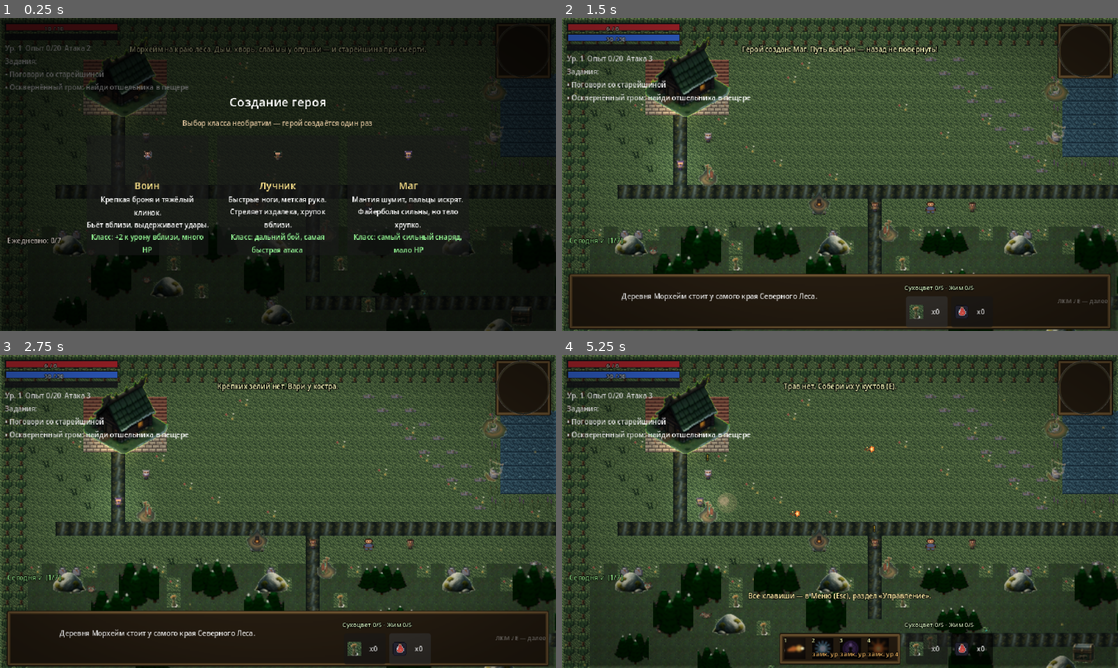
Above: before the commit, frames 1-4 (two rows, left to right).
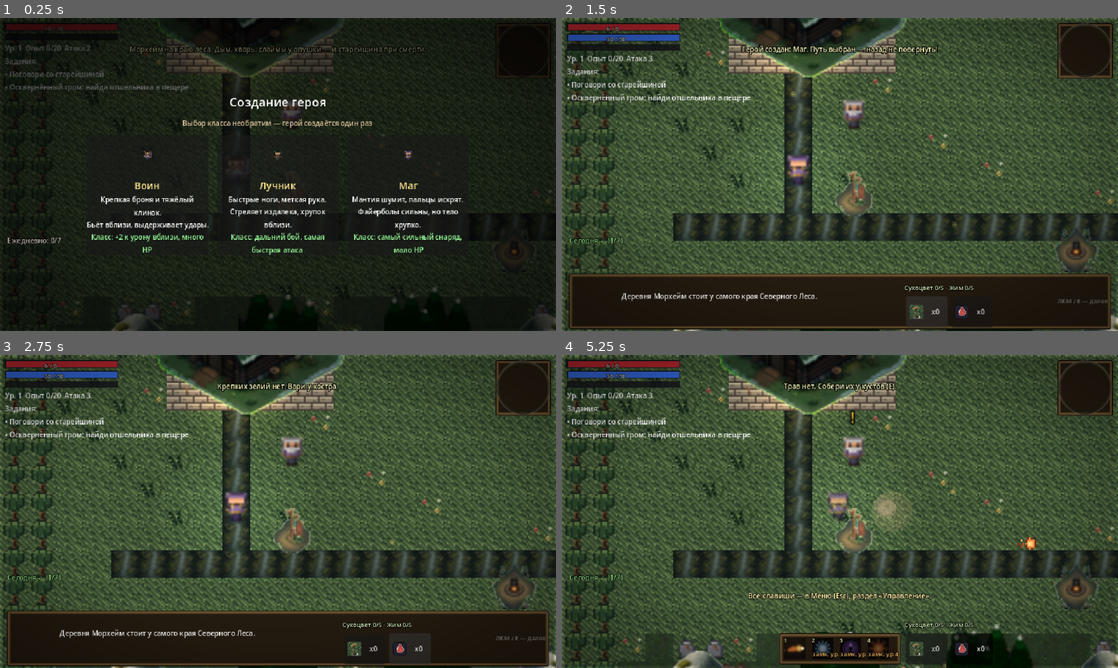
Above: after the commit, the same moments.

Repository: kgazha/shadows-of-the-northwood
Game: Godot game, scene res://scenes/main.tscn
The game is run twice, just before and just after one commit, with the same random seed, the same clock (stepped at 60 frames per second) and the same inputs.
Inputs (mouse positions are in pixels of both pictures, inside the frame that each line leads up to):
- Up to frame 1 (0.25 s): no input
- Up to frame 2 (1.5 s): tap Enter (ui_accept) at 0.5, 0.77 s; move the mouse to (962, 158) at 0.52 s; hold D (move_right) 0.53-1.25 s; hold Q (potion) 0.53-1.25 s; click (962, 158) at 0.67 s; click "x0" at 1.25 s
- Up to frame 3 (2.75 s): click "x0" at 2 s
- Up to frame 4 (5.25 s): tap Enter (ui_accept) at 2.75, 3.5 s; drag from (728, 527) to (873, 545) at 2.77 s; move the mouse to (895, 442) at 3.52 s; hold D (move_right) 3.53-4.25 s; hold E (interact) 3.53-4.25 s; click (895, 442) at 3.67 s; tap Q (potion) at 3.8 s; drag from (812, 574) to (973, 545) at 4.27 s; move the mouse to (1006, 558) at 5.02 s; hold A (move_left) from 5.03 s (still down); hold Space (roll) from 5.03 s (still down); click (1006, 558) at 5.17 s

The runs differ from the first frame. In frame 1, 5.6% of the frame differs, in the area x 0-100%, y 0-100%; in frame 2, 35%; in frame 3, 35%; in frame 4, 42%.

Commit message:
Крупный мир ч.1: камера zoom 2 во всех зонах, актёры x1.5 (foot-pin, ярусные пропорции сохранены), метки подняты, избы клампятся по bbox с y-сортировкой — дома больше не наезжают друг на друга

Diff:
--- a/pixel-rpg/scripts/brute.gd
+++ b/pixel-rpg/scripts/brute.gd
@@ -23,6 +23,11 @@
 ## материалов не даёт (материалы — за гринд мобов, не за босса).
 const MAT_DROP_CHANCE := 0.25
 const MAT_DROP_TABLE := ["suhotsvet", "zhim"]
+## Волна 5: визуальный масштаб ×1.5 поверх всего (ярусные пропорции TIERS.scale
+## сохранены — они домножаются). Коллайдеры (босс 18x16, моб 10x8), скорости,
+## рывок и дистанции — прежние. Контент-стоп листа 32px на +11 от центра кадра:
+## якорь = +11*(s_old−s_new) держит ноги на прежней линии, тень следует сама.
+const VISUAL_SCALE := 1.5
 ## Ярусы мобов: чем глубже, тем жирнее, злее и быстрее (xp — за убийство).
 const TIERS := {
 	1: {"hp": 6, "dmg": 1, "speed": 24.0, "xp": 6, "cd": 0.0, "scale": 0.72},
@@ -142,8 +147,13 @@
 		anim.sprite_frames = fr
 		add_child(anim)
 		anim.play("walk")
-		if not boss:
-			anim.scale = Vector2.ONE * float(TIERS[tier].scale)  # ярус 1 мельче, ярус 3 полный
+		# волна 5: весь лист домножается ×1.5 — ярусные пропорции TIERS.scale
+		# сохранены (ярус 1 мельче, ярус 3 полный, босс между ними). Якорь по
+		# контент-стопам 32px-кадра (+11): ноги остаются на прежней линии.
+		var s_old := 1.0 if boss else float(TIERS[tier].scale)
+		var s := s_old * VISUAL_SCALE
+		anim.scale = Vector2.ONE * s
+		anim.position = Vector2(0, 11.0 * (s_old - s))
 	else:
 		push_warning("Нет ассета: assets/brute.png — у босса цветная заглушка")
 		var ph := ColorRect.new()
@@ -248,11 +258,20 @@
 			sy = -1.0  # точное совпадение центров — отход вверх
 		move_and_collide(Vector2(0.0, sy * (oy + 0.05)))
 
+## Якорь появления цифр урона — над макушкой С учётом текущего визуального
+## масштаба (волна 5): аним-узел несёт scale/position, макушка листа 32px на
+## −10 от центра кадра. Работает и для Грома, и для отпрысков ярусов, и для
+## Ведьмы (mob_boss2 меняет scale выше) — берем фактические значения anim.
+func _head_spawn_y() -> float:
+	if anim == null or not is_instance_valid(anim):
+		return -14.0
+	return anim.position.y - 10.0 * anim.scale.x - 4.0
+
 func hurt(dmg_in: int, from: Vector2) -> void:
 	if dying:
 		return  # труп не получает урон: XP и quest_changed — ровно один раз (фикс T3)
 	GameState.entered_combat()  # контакт с врагом — реген паузится
-	DmgNumbers.spawn(global_position + Vector2(0, -12), dmg_in, "normal")
+	DmgNumbers.spawn(global_position + Vector2(0, _head_spawn_y()), dmg_in, "normal")
 	hp -= dmg_in
 	hurt_t = 0.3
 	# §D w3 «Костяная кора»: удар почти не сносит Грому с места (база — 50.0).
--- a/pixel-rpg/scripts/dmg_numbers.gd
+++ b/pixel-rpg/scripts/dmg_numbers.gd
@@ -126,5 +126,7 @@
 		return Vector2.INF
 	for p in tree.get_nodes_in_group("player"):
 		if is_instance_valid(p):
-			return (p as Node2D).global_position + Vector2(0, -12)
+			# −18: точка отсчёта — глобальная позиция героя; визуальная макушка
+			# поднята масштабом 1.5 (t9), числа всплывают над головой, а не на уровне груди
+			return (p as Node2D).global_position + Vector2(0, -18)
 	return Vector2.INF
--- a/pixel-rpg/scripts/mob_archer.gd
+++ b/pixel-rpg/scripts/mob_archer.gd
@@ -20,6 +20,9 @@
 const ARROW_LIFE := 1.6
 const SHOT_MIN := 28.0        # в упор не стреляет — только отходит
 const MAX_HP := 4
+## Волна 5: визуальный масштаб ×1.5 (коллайдер 9x7, дистанции кайта и урон —
+## прежние). Контент-стоп 16px-кадра на +7: якорь +7*(1−1.5) = −3.5.
+const VISUAL_SCALE := 1.5
 
 var world: Node2D
 var hp := MAX_HP
@@ -72,6 +75,8 @@
 					fr.add_frame(an, at, 0.0)
 		anim.sprite_frames = fr
 		add_child(anim)
+		anim.scale = Vector2.ONE * VISUAL_SCALE
+		anim.position = Vector2(0, -3.5)
 		anim.play("idle_down")
 	else:
 		push_warning("Нет ассета: assets/mobs_archer.png — у лучника цветная заглушка")
--- a/pixel-rpg/scripts/mob_boss2.gd
+++ b/pixel-rpg/scripts/mob_boss2.gd
@@ -37,7 +37,13 @@
 	home_tile = tile
 	super.setup(p_world, tile)
 	if anim != null:
-		anim.scale = Vector2.ONE * 1.12  # визуальная «главнее» отпрысков — без нового ассета
+		# визуальная «главнее» отпрысков — без нового ассета; волна 5: законные
+		# +12% домножаются сверху общим ×1.5, якорь по контент-стопу +11 —
+		# стопы Ведьмы остаются там, где стояли
+		var s_old := 1.12
+		var s := s_old * VISUAL_SCALE
+		anim.scale = Vector2.ONE * s
+		anim.position = Vector2(0, 11.0 * (s_old - s))
 
 func hurt(dmg_in: int, from: Vector2) -> void:
 	if dying:
--- a/pixel-rpg/scripts/mob_swarmling.gd
+++ b/pixel-rpg/scripts/mob_swarmling.gd
@@ -13,6 +13,9 @@
 const SPEED_WANDER := 14.0
 const FLEE_RADIUS := 128.0    # отбежал на это расстояние — стая растворилась в тумане
 const MAX_HP := 2
+## Волна 5: визуальный масштаб ×1.5 (коллайдер 8x6, дистанции и скорости —
+## прежние). Контент-стоп 16px-кадра на +6: якорь +6*(1−1.5) = −3.0.
+const VISUAL_SCALE := 1.5
 
 ## Реестры стай: swarm_id -> {total, alive, panicked, scatter}.
 ## static — переживает конкретный экземпляр; чистится сам, когда стая гибнет/исчезает.
@@ -74,6 +77,8 @@
 					fr.add_frame(an, at, 0.0)
 		anim.sprite_frames = fr
 		add_child(anim)
+		anim.scale = Vector2.ONE * VISUAL_SCALE
+		anim.position = Vector2(0, -3.0)
 		anim.play("idle_down")
 	else:
 		push_warning("Нет ассета: assets/mobs_swarmling.png — у мглокрыса цветная заглушка")
--- a/pixel-rpg/scripts/mob_wraith.gd
+++ b/pixel-rpg/scripts/mob_wraith.gd
@@ -25,6 +25,9 @@
 const ALPHA_PHASE := 0.3
 const MAX_HP := 8
 const ETH_MAX_TIME := 3.5     # кап «вечного эфира»: принудительное окно уязвимости
+## Волна 5: визуальный масштаб ×1.5 (коллайдер 10x8, фазы/скорости — прежние).
+## Контент-стоп 16px-кадра на +5: якорь +5*(1−1.5) = −2.5 (призрак «парит» там же).
+const VISUAL_SCALE := 1.5
 
 var world: Node2D
 var hp := MAX_HP
@@ -81,6 +84,8 @@
 					fr.add_frame(an, at, 0.0)
 		anim.sprite_frames = fr
 		add_child(anim)
+		anim.scale = Vector2.ONE * VISUAL_SCALE
+		anim.position = Vector2(0, -2.5)
 		anim.play("idle_down")
 	else:
 		push_warning("Нет ассета: assets/mobs_wraith.png — у тенеплёта цветная заглушка")
--- a/pixel-rpg/scripts/npc.gd
+++ b/pixel-rpg/scripts/npc.gd
@@ -6,9 +6,13 @@
 ## во время диалога/модалки (input_locked) прячемся; лёгкое синусоидальное
 ## покачивание — единственная пер-кадровая работа (косметика).
 
-const MARKER_BASE_Y := -25.0   # верхняя строка метки над макушкой (спрайт 16px)
+const MARKER_BASE_Y := -27.0   # верхняя строка метки над макушкой (волна 5: спрайт ×1.5, макушка ~-11.5)
 const MARKER_BOB_HZ := 3.4     # rad/s — спокойное «дышащее» покачивание
 const MARKER_BOB_AMP := 1.5    # px амплитуда
+## Волна 5: визуальный масштаб NPC (коллайдер 14x16 и зона взаимодействия —
+## прежние). Якорь по контент-стопам 16px-спрайтов: +5*(1−1.5) = −2.5.
+const VISUAL_SCALE := 1.5
+const SPR_HOME_Y := -2.5
 
 var world: Node2D
 var npc_id := ""
@@ -22,6 +26,9 @@
 	position = world.tile_to_world(tile)
 	var spr := Sprite2D.new()
 	spr.texture = load("res://assets/npc_%s.png" % id)
+	# волна 5: крупнее только визуально — Area2D-триггер разговора не изменился
+	spr.scale = Vector2.ONE * VISUAL_SCALE
+	spr.position = Vector2(0, SPR_HOME_Y)
 	add_child(spr)
 	var cs := CollisionShape2D.new()
 	var sh := RectangleShape2D.new()
--- a/pixel-rpg/scripts/player.gd
+++ b/pixel-rpg/scripts/player.gd
@@ -16,6 +16,13 @@
 const BOAR_STUN := 0.7         # оглушение цели, с
 const BOAR_STUN_BOSS := 0.35   # босс держит оглушение вдвое короче (канон brute)
 const EXEC_HEAL := 3           # «Казнь» добивила цель: +HP воину (кламп по max_hp)
+# --- волна 5: визуальный масштаб героя ---
+# Спрайт 16px: контент-стопы на +5 от центра кадра (замер assets/player.png и
+# class_*.png — бот-ряд 12..13). ×1.5 только визуально: коллайдер 10x8, скорости
+# и хитбоксы не тронуты. Якорь по стопам: ANIM_HOME = +5*(1−1.5) = −2.5 — ноги
+# на прежней линии, тень (atmosphere меряет низ кадров) следует за спрайтом сама.
+const VISUAL_SCALE := 1.5
+const ANIM_HOME := Vector2(0, -2.5)
 
 var anim: AnimatedSprite2D
 var facing := "down"
@@ -58,19 +65,24 @@
 	cs.shape = sh
 	add_child(cs)
 	anim = AnimatedSprite2D.new()
+	# волна 5: герой крупнее только визуально — тело, коллайдер 10x8 и всё
+	# движение не тронуты
+	anim.scale = Vector2.ONE * VISUAL_SCALE
+	anim.position = ANIM_HOME
 	add_child(anim)
 	apply_class()
 	anim.play("down")
-	# тик регенерации — видимая искра над героем
+	# тик регенерации — видимая искра над героем (волна 5: макушка ушла на ~-12,
+	# искры/цифры подняты вместе с головой)
 	GameState.regen_hp_tick.connect(func() -> void:
 		if is_instance_valid(self):
-			Fx.heal(global_position + Vector2(0, -12), world))
+			Fx.heal(global_position + Vector2(0, -18), world))
 	GameState.regen_mana_tick.connect(func() -> void:
 		if is_instance_valid(self):
-			_spark(global_position + Vector2(0, -12), Color(0.4, 0.65, 1.0, 0.9), 5.0))
+			_spark(global_position + Vector2(0, -18), Color(0.4, 0.65, 1.0, 0.9), 5.0))
 	GameState.leveled_up.connect(func(_l: int) -> void:
 		if is_instance_valid(self):
-			Fx.level_up(global_position + Vector2(0, -10), world))
+			Fx.level_up(global_position + Vector2(0, -16), world))
 
 func class_data() -> Dictionary:
 	return Classes.class_data(GameState.class_id)
@@ -314,10 +326,11 @@
 func _lunge_fx(dir: Vector2, dist: float) -> void:
 	if _atk_fx_t != null and _atk_fx_t.is_valid():
 		_atk_fx_t.kill()
-	anim.position = Vector2.ZERO
+	# волна 5: «домой» спрайт возвращается не в ноль, а в ANIM_HOME (якорь ног)
+	anim.position = ANIM_HOME
 	_atk_fx_t = create_tween()
-	_atk_fx_t.tween_property(anim, "position", dir * dist, 0.06)
-	_atk_fx_t.tween_property(anim, "position", Vector2.ZERO, 0.13)\
+	_atk_fx_t.tween_property(anim, "position", ANIM_HOME + dir * dist, 0.06)
+	_atk_fx_t.tween_property(anim, "position", ANIM_HOME, 0.13)\
 		.set_trans(Tween.TRANS_QUAD).set_ease(Tween.EASE_OUT)
 
 ## Дуга замаха: серповидный «всплеск» клинка, проворачивается по дуге и гаснет.
@@ -481,7 +494,7 @@
 				# EXEC_HEAL HP (heal клампит по max_hp). Промах/не-добивание — без хила.
 				if tgt.get("hp") != null and int(tgt.get("hp")) <= 0:
 					GameState.heal(EXEC_HEAL)
-					Fx.heal(global_position + Vector2(0, -10), world)
+					Fx.heal(global_position + Vector2(0, -16), world)
 					GameState.toast.emit("+%d HP" % EXEC_HEAL)
 			else:
 				melee_hit(1.5, Vector2.INF, 13.0, tgt)
@@ -517,7 +530,7 @@
 			GameState.toast.emit("Морозная нова!")
 		"siphon":
 			siphon_t = 5.0
-			Fx.heal(global_position + Vector2(0, -8), world)
+			Fx.heal(global_position + Vector2(0, -14), world)
 			GameState.toast.emit("Поглощение: попадания снарядов лечат")
 		"firestorm":
 			for k in 3:
@@ -541,7 +554,7 @@
 ## Кулдаун и мана НЕ тратятся — скилл просто не активировался (п.6).
 func _no_target_reject() -> void:
 	GameAudio.sfx("ui_deny")
-	_spark(global_position + Vector2(0, -10), Color(1.0, 0.55, 0.45, 0.9), 5.0)
+	_spark(global_position + Vector2(0, -16), Color(1.0, 0.55, 0.45, 0.9), 5.0)
 	GameState.toast.emit("Нет цели рядом")
 
 ## Цель «Рывка вепря»: ближайший враг в собственном радиусе (шире радиуса атаки).
@@ -662,7 +675,7 @@
 	GameState.entered_combat()  # реген «замолкает» на время боя
 	var _hp0 := GameState.hp  # число урона = реально снятые HP (после брони), не входящий урон
 	GameState.hurt(n)
-	DmgNumbers.spawn(global_position + Vector2(0, -12), maxi(0, _hp0 - GameState.hp), "normal")
+	DmgNumbers.spawn(global_position + Vector2(0, -18), maxi(0, _hp0 - GameState.hp), "normal")
 	Fx.hit(global_position + Vector2(0, -6), world)
 	if GameState.hp <= 0:
 		cancel_orders()
--- a/pixel-rpg/scripts/slime.gd
+++ b/pixel-rpg/scripts/slime.gd
@@ -13,6 +13,9 @@
 ## NG+ §1.3: базы до скейла по волне. Формулы — в game_state.gd (одна точка истины).
 const BASE_HP := 3
 const BASE_DMG := 1
+## Волна 5: визуальный масштаб ×1.5 (коллайдер 10x8, дистанции боя и скорости —
+## прежние). Контент-стопы 16px-кадра на +5: якорь +5*(1−1.5) = −2.5, ноги там же.
+const VISUAL_SCALE := 1.5
 
 var world: Node2D
 var hp := BASE_HP
@@ -57,6 +60,8 @@
 		at.region = Rect2(col * 16, 0, 16, 16)
 		fr.add_frame("walk", at, 0.0)
 	anim.sprite_frames = fr
+	anim.scale = Vector2.ONE * VISUAL_SCALE
+	anim.position = Vector2(0, -2.5)
 	add_child(anim)
 	anim.play("walk")
 
@@ -136,7 +141,7 @@
 	if dying:
 		return
 	GameState.entered_combat()  # контакт с врагом — реген паузится
-	DmgNumbers.spawn(global_position + Vector2(0, -12), dmg, "normal")
+	DmgNumbers.spawn(global_position + Vector2(0, -14), dmg, "normal")  # волна 5: выше макушки ×1.5
 	hp -= dmg
 	hurt_t = 0.3
 	velocity = (global_position - from).normalized() * 70.0
--- a/pixel-rpg/scripts/world.gd
+++ b/pixel-rpg/scripts/world.gd
@@ -346,6 +346,9 @@
 	var root := Node2D.new()
 	root.name = "GroveCanopy"
 	root.z_index = 5
+	# волна 5: тот же Y-порядок внутри слоя, что у VillageProps — южная крона
+	# перекрывает северную, а не наоборот
+	root.y_sort_enabled = true
 	village_zone.add_child(root)
 	for comp in _groves:
 		var x0: int = comp[0].x
@@ -444,14 +447,17 @@
 ## Спрайт-проп: по центру bbox клеток [x0..x1], низ — на нижней границе
 ## последних клеток (те же +2, что у tile_to_world/GroveCanopy), LINEAR.
 ## flip_h — хеш координат (позирует однообразных объектов), без randi.
-func _add_prop(tex: Texture2D, x0: int, x1: int, y0: int, y1: int, seed_c: Vector2i) -> Sprite2D:
+## k — визуальный масштаб под bbox кластера (паттерн GroveCanopy): низ
+## по-прежнему стоит на нижней границе, масштабом меняется только картинка.
+func _add_prop(tex: Texture2D, x0: int, x1: int, y0: int, y1: int, seed_c: Vector2i, k := 1.0) -> Sprite2D:
 	var spr := Sprite2D.new()
 	spr.texture = tex
 	spr.centered = true
 	spr.texture_filter = CanvasItem.TEXTURE_FILTER_LINEAR
 	spr.flip_h = posmod(seed_c.x * 3571 + seed_c.y * 7919, 2) == 0
+	spr.scale = Vector2(k, k)
 	spr.position = Vector2((x0 + x1 + 1) * 0.5 * TILE,
-		float((y1 + 1) * TILE) + 2.0 - float(tex.get_height()) * 0.5)
+		float((y1 + 1) * TILE) + 2.0 - float(tex.get_height()) * k * 0.5)
 	village_props.add_child(spr)
 	return spr
 
@@ -463,10 +469,16 @@
 	village_props = Node2D.new()
 	village_props.name = "VillageProps"
 	village_props.z_index = 5
+	# Волна 5: порядок рисования детей по Y — южный (ближний) дом честно перекрывает
+	# северный, «дом поверх дома» больше нет. Сортировка внутри слоя (z 5 общий).
+	village_props.y_sort_enabled = true
 	village_zone.add_child(village_props)
 	var missing: Array = []
 	# Избы: кластер «R»/«W»/«D» (крыша/стены/дверь ручной постройки) — один
-	# спрайт на кластер, низ по нижней границе стен, центр по bbox.
+	# спрайт на кластер, низ по нижней границе стен, центр по bbox. Спрайт
+	# клампится по размеру кластера (паттерн GroveCanopy: k = max(bw,bh)-cover
+	# с 12% нависанием, кламп как у крон) — маленький кластер не накрывает
+	# соседа гигантской избой, большой не торчит голыми тайлами из-под избы.
 	var cottage := _village_art(VILLAGE_ART_COTTAGE)
 	if cottage == null:
 		missing.append(VILLAGE_ART_COTTAGE)
@@ -481,7 +493,11 @@
 				x1 = maxi(x1, c.x)
 				y0 = mini(y0, c.y)
 				y1 = maxi(y1, c.y)
-			_add_prop(cottage, x0, x1, y0, y1, Vector2i(x0, y0))
+			var bw := float(x1 - x0 + 1) * TILE
+			var bh := float(y1 - y0 + 1) * TILE
+			var k := maxf(bw * 1.12 / float(cottage.get_width()), bh * 1.12 / float(cottage.get_height()))
+			k = clampf(k, 0.5, 1.45)
+			_add_prop(cottage, x0, x1, y0, y1, Vector2i(x0, y0), k)
 	# Колодцы: одиночные валуны «r» впритык к воде — там деревня и ставила
 	# сруб колодца у озера. Коллайдер валуна (11x10) уже жмёт центр клетки —
 	# «твёрдость» колодца физически та же, что была у камня.
@@ -625,6 +641,7 @@
 	_env4_cave_props = Node2D.new()
 	_env4_cave_props.name = "Env4CaveProps"
 	_env4_cave_props.z_index = 5
+	_env4_cave_props.y_sort_enabled = true  # волна 5: порядок по Y внутри слоя
 	cave_zone.add_child(_env4_cave_props)
 	if dungeon_zone != null:
 		var altar := _env4_tex("altar")
@@ -654,6 +671,7 @@
 	_env4_ashen_props = Node2D.new()
 	_env4_ashen_props.name = "Env4AshenProps"
 	_env4_ashen_props.z_index = 5
+	_env4_ashen_props.y_sort_enabled = true  # волна 5: порядок по Y внутри слоя
 	ashen_zone.add_child(_env4_ashen_props)
 	if ashen_grid != null:
 		var portal := _env4_tex("portal")
@@ -707,6 +725,10 @@
 	player.position = tile_to_world(spawn_tile)
 	add_child(player)
 	cam = Camera2D.new()
+	# Волна 5: мир рисуется вдвое крупнее во всех трёх зонах. Лимиты — мировые
+	# пиксели, Godot клампит вида-окно (640/2 × 360/2) внутрь лимитов зоны, а
+	# _set_cam_limits переставляет их на каждой смене зоны — герой всегда в кадре.
+	cam.zoom = Vector2(2, 2)
 	cam.limit_left = 0
 	cam.limit_top = 0
 	cam.limit_right = map_w * TILE
@@ -717,7 +739,9 @@
 	# текст world-space подсказок — не «картинка», держим пиксельную чёткость
 	# (наследовать LINEAR от героя ему не надо)
 	hint_label.texture_filter = CanvasItem.TEXTURE_FILTER_NEAREST
-	hint_label.position = Vector2(-45, -26)
+	# волна 5: герой визуально ×1.5 (макушка ~ -16 от центра) — подсказка не
+	# должна залезать на голову
+	hint_label.position = Vector2(-45, -28)
 	hint_label.size = Vector2(90, 10)
 	hint_label.horizontal_alignment = HORIZONTAL_ALIGNMENT_CENTER
 	hint_label.add_theme_color_override("font_color", Color(1, 1, 0.75))
@@ -1107,7 +1131,7 @@
 	Achv.on_herb_drunk()  # ачивка «Травник» (achv.gd §2 #11)
 	var _hp0 := GameState.hp  # heal-число = реально восстановленные HP
 	GameState.heal(3)
-	DmgNumbers.spawn(player.global_position + Vector2(0, -12), GameState.hp - _hp0, "heal")
+	DmgNumbers.spawn(player.global_position + Vector2(0, -18), GameState.hp - _hp0, "heal")
 	GameState.quest_changed.emit()  # автосейв + обновление HUD
 	GameState.toast.emit("Лесное зелье: +%d HP" % (GameState.hp - _hp0))  # факт долечено (QA F1)
 
